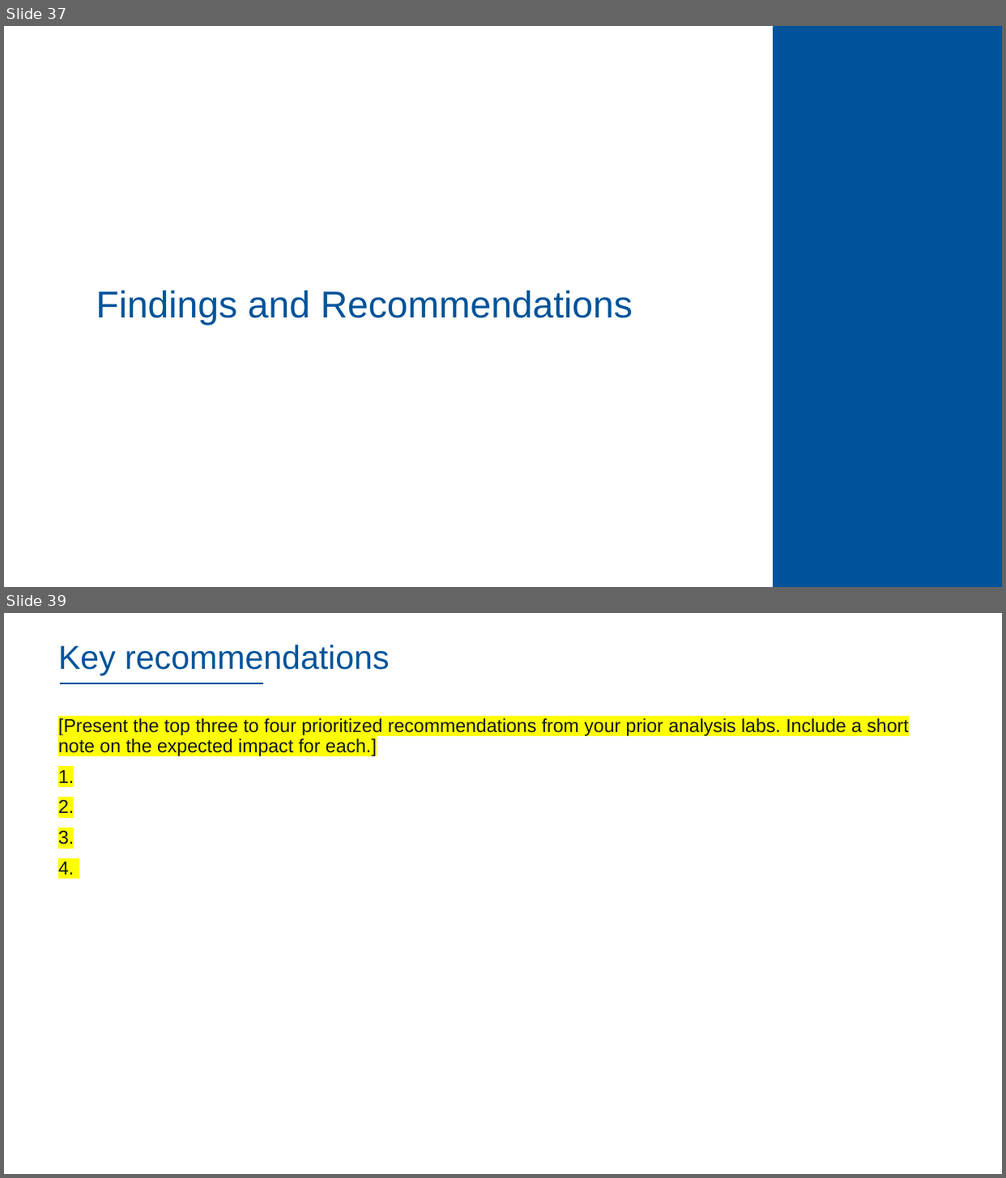
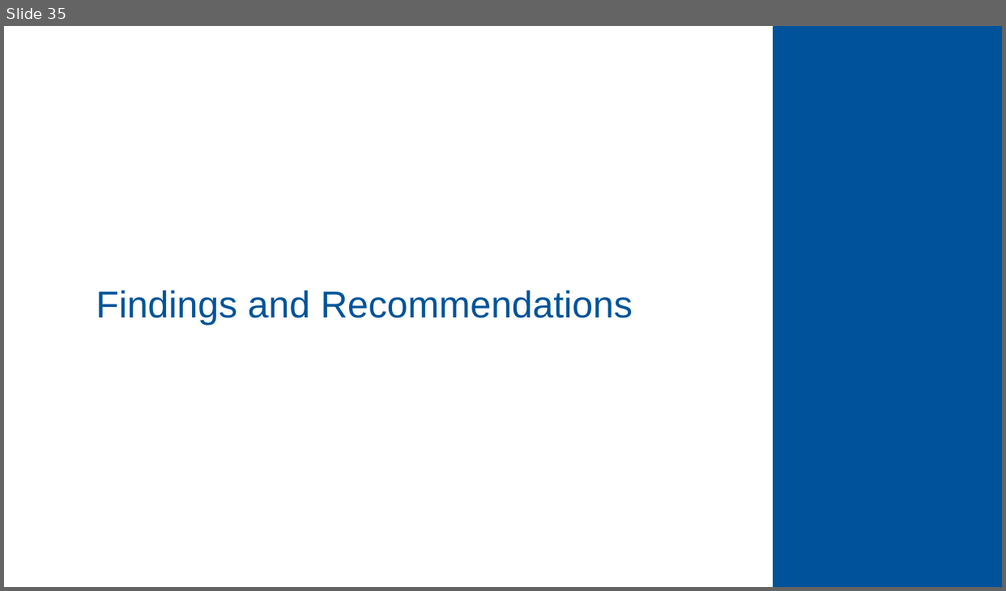
Before and after one commit to dennislamcv1/IBMSSA, a slide deck: Systems and Solutions Architect Capstone Project/Final Project.pptx. Shown one above the other, each under a label of ours: slides 37 and 39 before the commit, slide 35 after it; the slides between them are not shown. The pictures are 1006x1178 and 1006x591 pixels, drawn with LibreOffice and Linux fonts; fonts in the diff are those of the drawing; background and template pictures are left out. Boxes give left, top, right and bottom in pixels: in the first picture for what was removed or moved away, otherwise in the second. Text is boxed around its words. In the diff, an @@ line names an element or a change of style, - is before the commit and + after.

```diff
--- a/Systems and Solutions Architect Capstone Project/Final Project.pptx
+++ b/Systems and Solutions Architect Capstone Project/Final Project.pptx
@@ slide 39 removed at (x1=4, y1=613, x2=1002, y2=1174), background #FFFFFF @@
@@ title removed at (x1=58, y1=645, x2=389, y2=676) @@
-Key recommendations
@@ line removed from (60, 683) to (263, 683) @@
@@ text removed at (x1=58, y1=717, x2=908, y2=879) @@
-[Present the top three to four prioritized recommendations from your prior analysis labs. Include a short note on the expected impact for each.]
-1.
-2.
-3.
-4.
@@ what was slide 37 is now slide 35 @@
```
Also in this commit, not shown: 9 slides changed, 3 slides added, 4 other slides removed, 11 other files.
